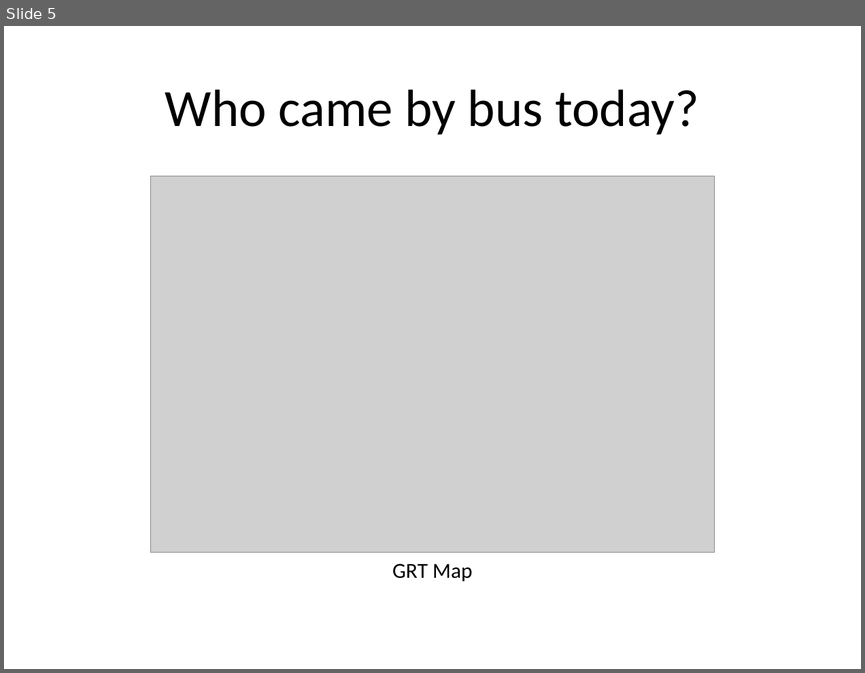
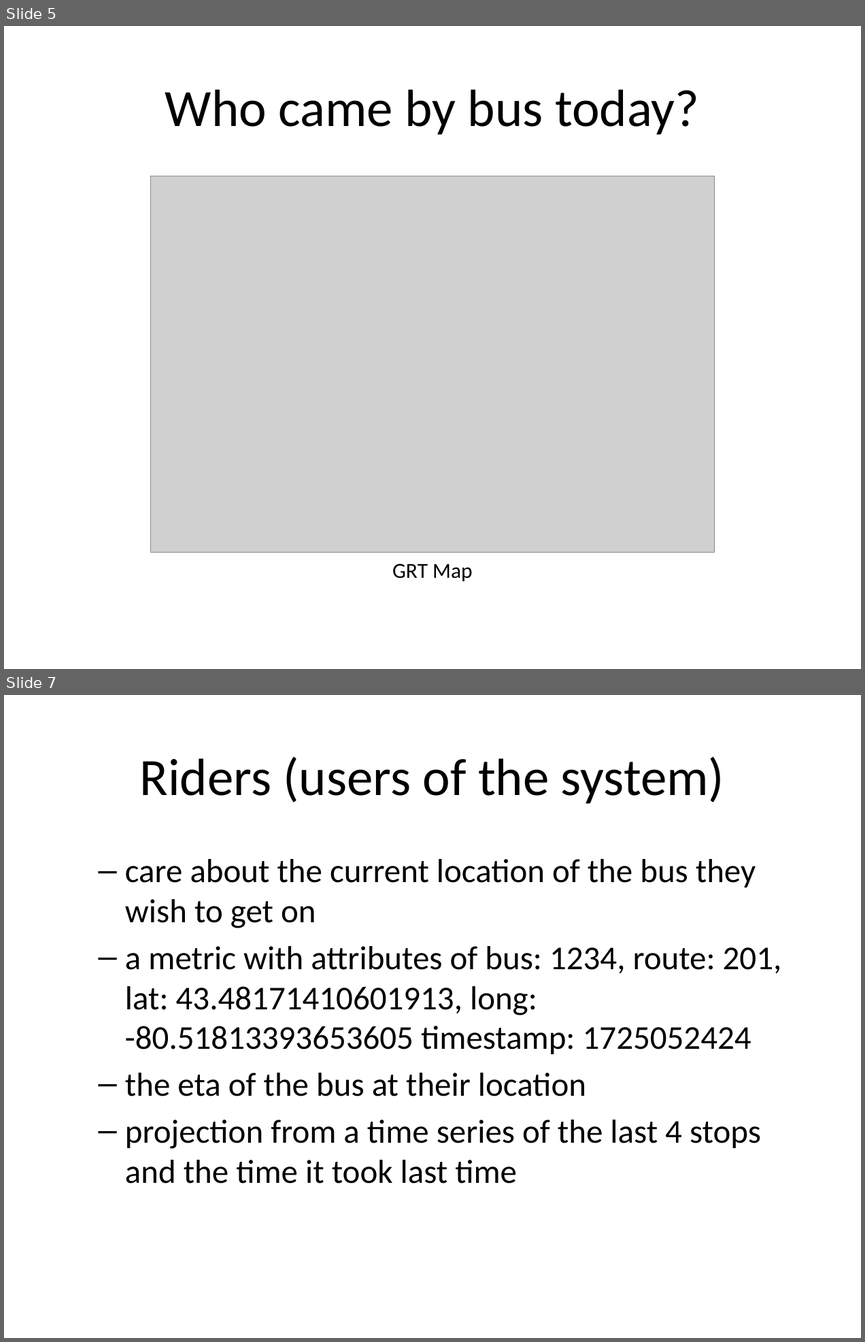
Before and after one commit to rhildred/INFO8985, a slide deck: observability/slides.pptx. Shown one above the other, each under a label of ours: slide 5 before the commit, slides 5 and 7 after it; the slides between them are not shown. The pictures are 865x673 and 865x1342 pixels, drawn with LibreOffice and Linux fonts; fonts in the diff are those of the drawing; grey boxes stand for pictures. Boxes give left, top, right and bottom in pixels: in the first picture for what was removed or moved away, otherwise in the second. Text is boxed around its words. In the diff, an @@ line names an element or a change of style, - is before the commit and + after.

```diff
--- a/observability/slides.pptx
+++ b/observability/slides.pptx
@@ slide 7 added at box(4, 695, 861, 1338), background #FFFFFF @@
@@ title added at box(139, 757, 724, 804), 44 pt, text #000000 @@
+Riders (users of the system)
@@ text added at box(125, 859, 782, 1183), 28 pt, text #000000 @@
+  – care about the current location of the bus they wish to get on
+  – a metric with attributes of bus: 1234, route: 201, lat: 43.48171410601913, long: -80.51813393653605 timestamp: 1725052424
+  – the eta of the bus at their location
+  – projection from a time series of the last 4 stops and the time it took last time
```
Also in this commit, not shown: 1 slide changed, 5 other slides added, 15 other files.
